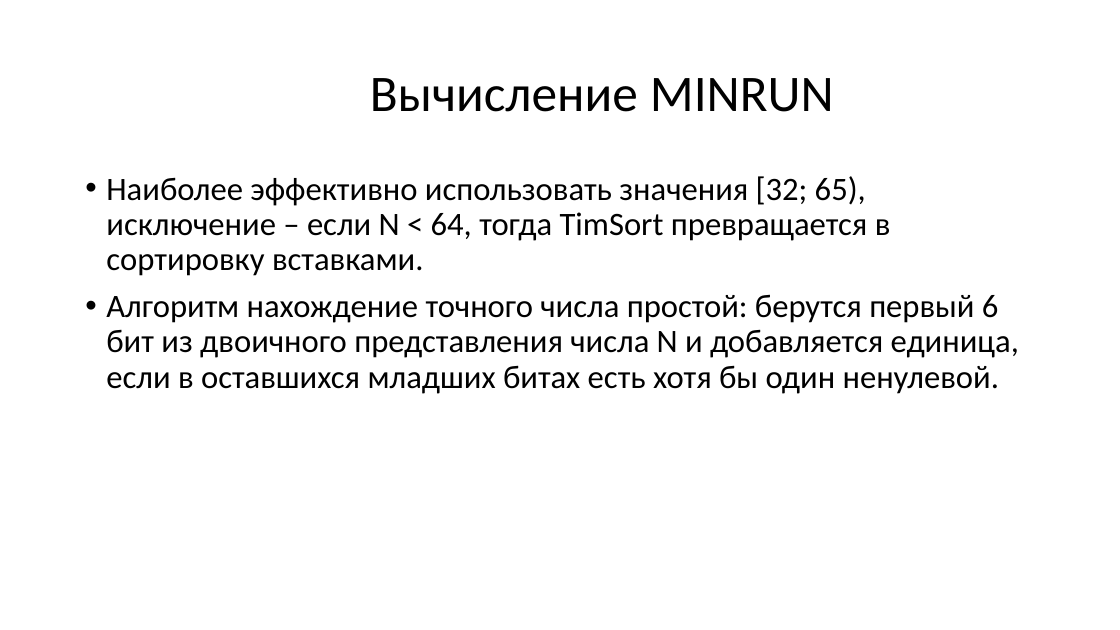
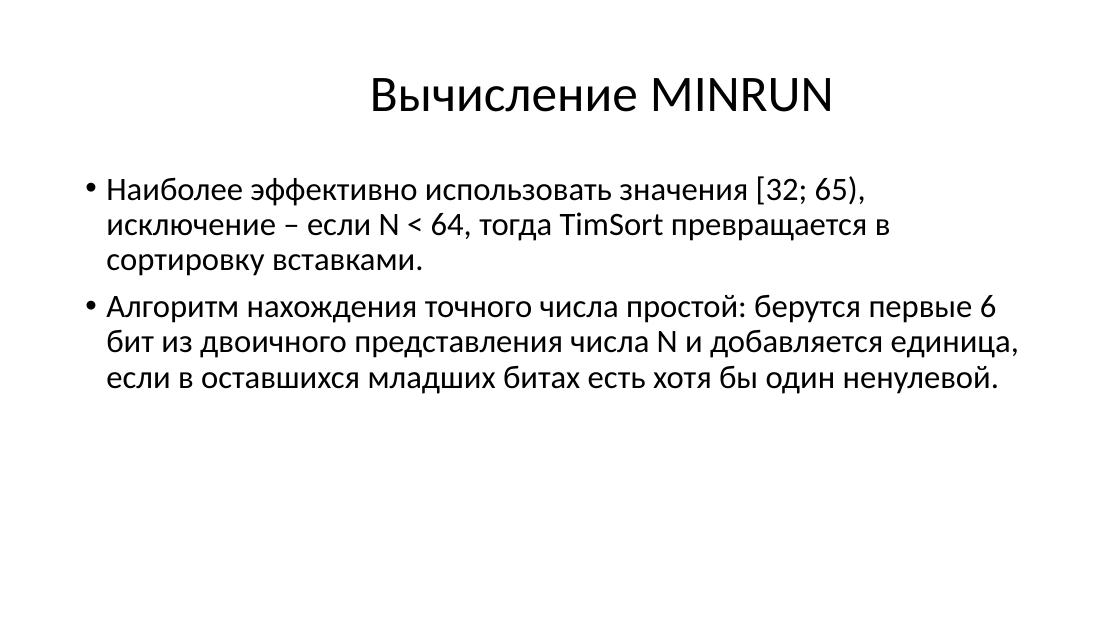
Before and after one commit to ge1up/semesterWorkFirst_TimSort, a slide deck: slide 5 of Timsort.pptx. Drawn at 1120x630 pixels with LibreOffice and Linux fonts; fonts in the diff are those of the drawing. Boxes give left, top, right and bottom in pixels: in the first picture for what was removed or moved away, otherwise in the second. Text is boxed around its words. In the diff, an @@ line names an element or a change of style, - is before the commit and + after.

```diff
--- a/Timsort.pptx
+++ b/Timsort.pptx
@@ text at [106,294,1019,394]: text changed @@
-• Алгоритм нахождение точного числа простой: берутся первый 6 бит из двоичного представления числа N и добавляется единица, если в оставшихся младших битах есть хотя бы один ненулевой.
+• Алгоритм нахождения точного числа простой: берутся первые 6 бит из двоичного представления числа N и добавляется единица, если в оставшихся младших битах есть хотя бы один ненулевой.
```
Also in this commit, not shown: 4 other slides changed.
